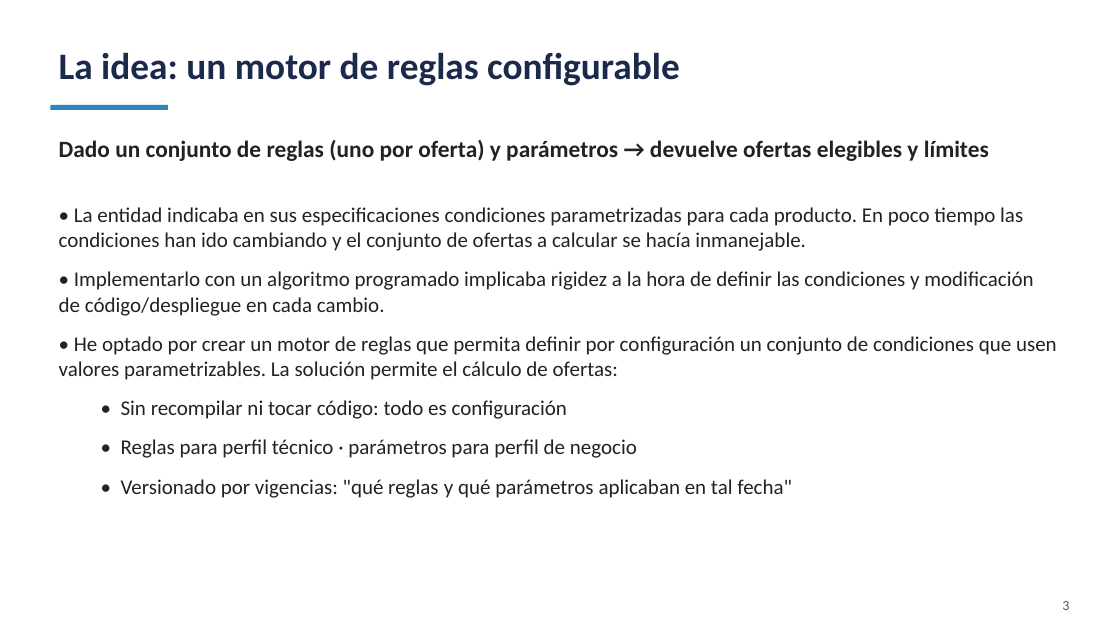
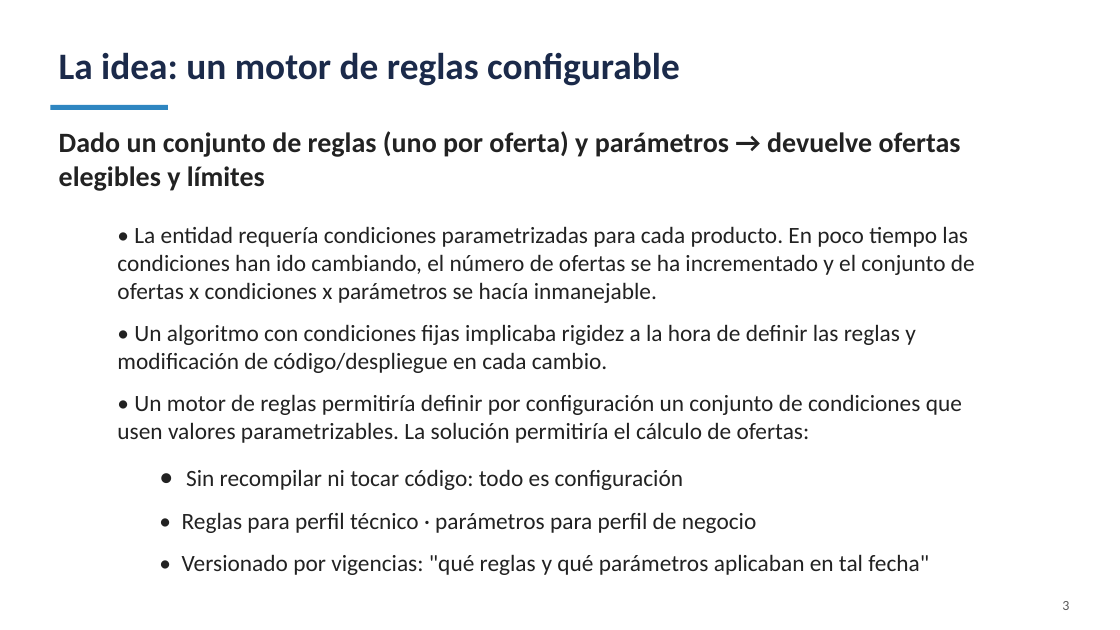
Before and after one commit to jbroceno/rule_engine, a slide deck: slide 3 of doc/PRESENTACION-SLIDES.pptx. Drawn at 1120x630 pixels with LibreOffice and Linux fonts; fonts in the diff are those of the drawing. Boxes give left, top, right and bottom in pixels: in the first picture for what was removed or moved away, otherwise in the second. Text is boxed around its words. In the diff, an @@ line names an element or a change of style, - is before the commit and + after.

```diff
--- a/doc/PRESENTACION-SLIDES.pptx
+++ b/doc/PRESENTACION-SLIDES.pptx
@@ text "Dado un conjunto de reglas ...": place and size @@
-text "Dado un conjunto de reglas ..." at bbox=[59, 140, 989, 161]
+text "Dado un conjunto de reglas ..." at bbox=[59, 131, 961, 191]
@@ text "Dado un conjunto de reglas ..." at bbox=[59, 131, 961, 191]: size 20 to 24 pt @@
@@ text "• La entidad requería condiciones ...": place and size @@
-text "• La entidad requería condiciones ..." at bbox=[59, 207, 1057, 498]
+text "• La entidad requería condiciones ..." at bbox=[117, 226, 975, 575]
@@ text at bbox=[117, 226, 975, 443]: text changed; size 18 to 20 pt @@
-• La entidad indicaba en sus especificaciones condiciones parametrizadas para cada producto. En poco tiempo las condiciones han ido cambiando y el conjunto de ofertas a calcular se hacía inmanejable.
-• Implementarlo con un algoritmo programado implicaba rigidez a la hora de definir las condiciones y modificación de código/despliegue en cada cambio.
-• He optado por crear un motor de reglas que permita definir por configuración un conjunto de condiciones que usen valores parametrizables. La solución permite el cálculo de ofertas:
+• La entidad requería condiciones parametrizadas para cada producto. En poco tiempo las condiciones han ido cambiando, el número de ofertas se ha incrementado y el conjunto de ofertas x condiciones x parámetros se hacía inmanejable.
+• Un algoritmo con condiciones fijas implicaba rigidez a la hora de definir las reglas y modificación de código/despliegue en cada cambio.
+• Un motor de reglas permitiría definir por configuración un conjunto de condiciones que usen valores parametrizables. La solución permitiría el cálculo de ofertas:
@@ text at bbox=[182, 469, 929, 575]: size 18 to 24 pt in "•"; size 18 to 20 pt in "Sin recompilar ni tocar código: todo es ...", "• Reglas para perfil técnico · parámetros ...", "• Versionado por vigencias: "qué reglas y ..." @@
```
Also in this commit, not shown: 14 other slides changed, 1 slide added, 1 other file.
